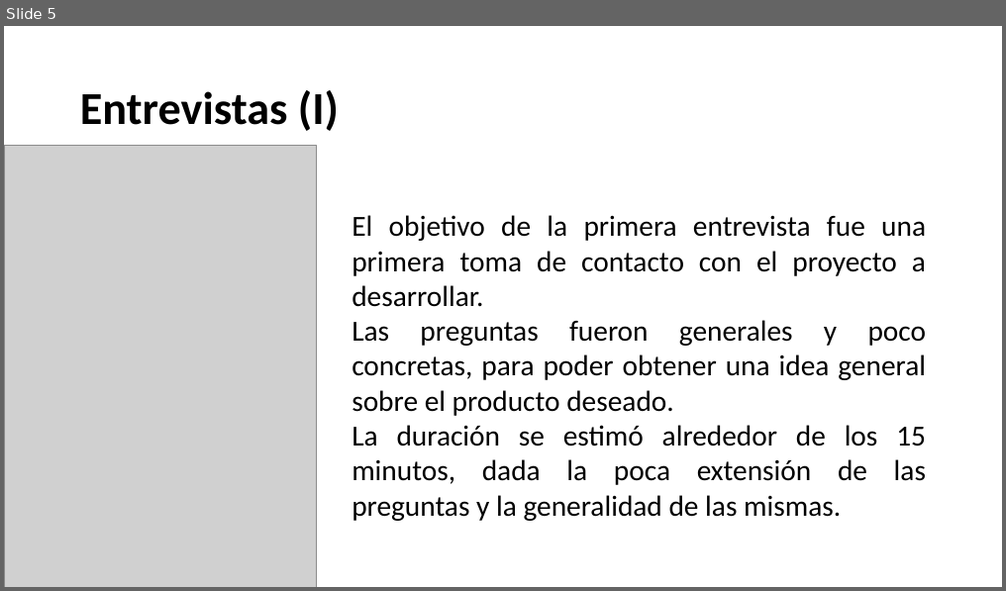
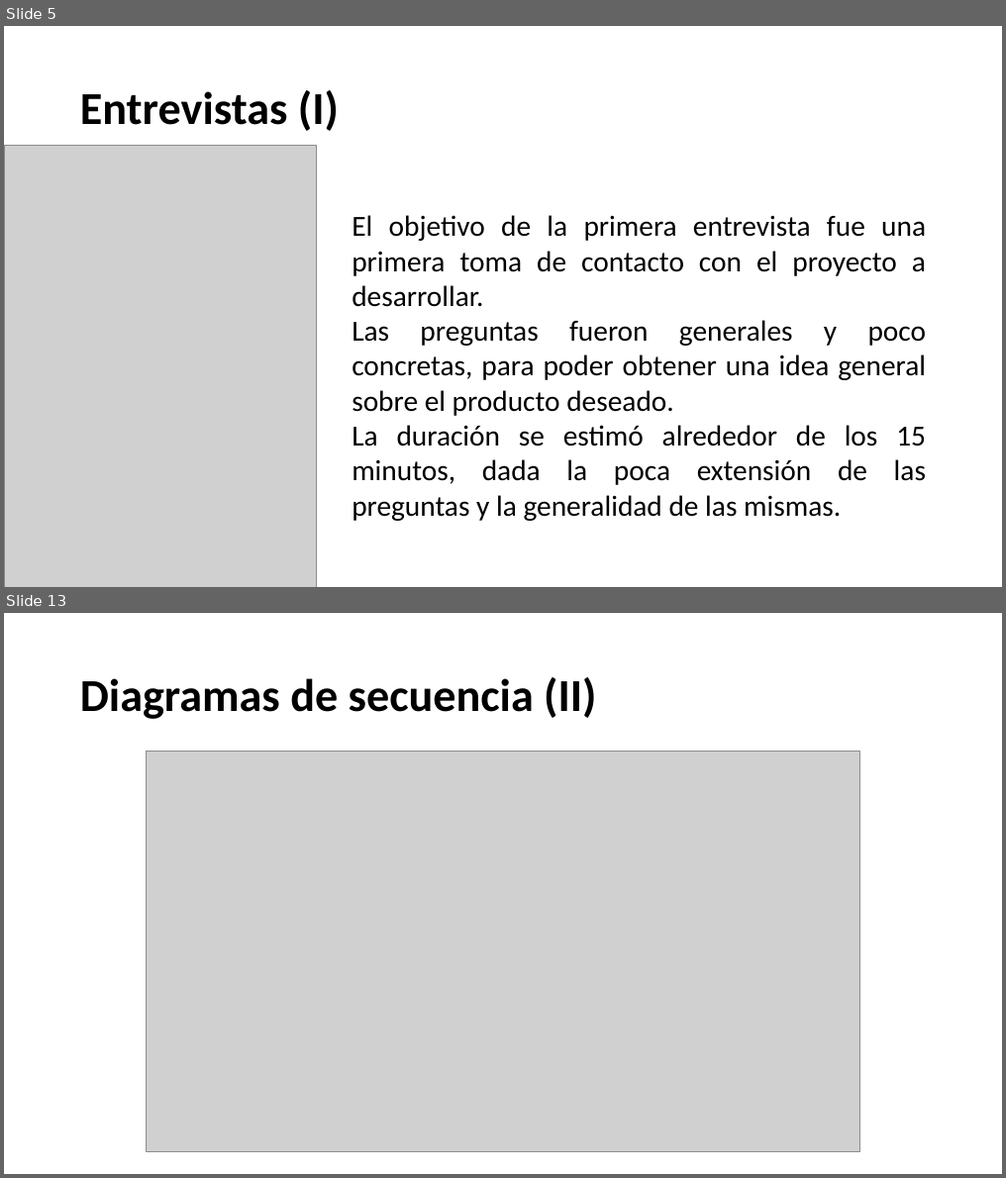
Before and after one commit to iTiago98/money-manager, a slide deck: MONEY MANAGER.pptx. Shown one above the other, each under a label of ours: slide 5 before the commit, slides 5 and 13 after it; the slides between them are not shown. The pictures are 1006x591 and 1006x1178 pixels, drawn with LibreOffice and Linux fonts; fonts in the diff are those of the drawing; grey boxes stand for pictures; background and template pictures are left out. Boxes give left, top, right and bottom in pixels: in the first picture for what was removed or moved away, otherwise in the second. Text is boxed around its words. In the diff, an @@ line names an element or a change of style, - is before the commit and + after.

```diff
--- a/MONEY MANAGER.pptx
+++ b/MONEY MANAGER.pptx
@@ slide 13 added at (x1=4, y1=613, x2=1002, y2=1174), background picture (left out) @@
@@ title added at (x1=80, y1=677, x2=596, y2=719), 44 pt, text #000000, bold @@
+Diagramas de secuencia (II)
@@ picture added at (x1=147, y1=752, x2=859, y2=1153) @@
```
Also in this commit, not shown: 2 slides changed, 13 other slides added, 1 slide removed.
